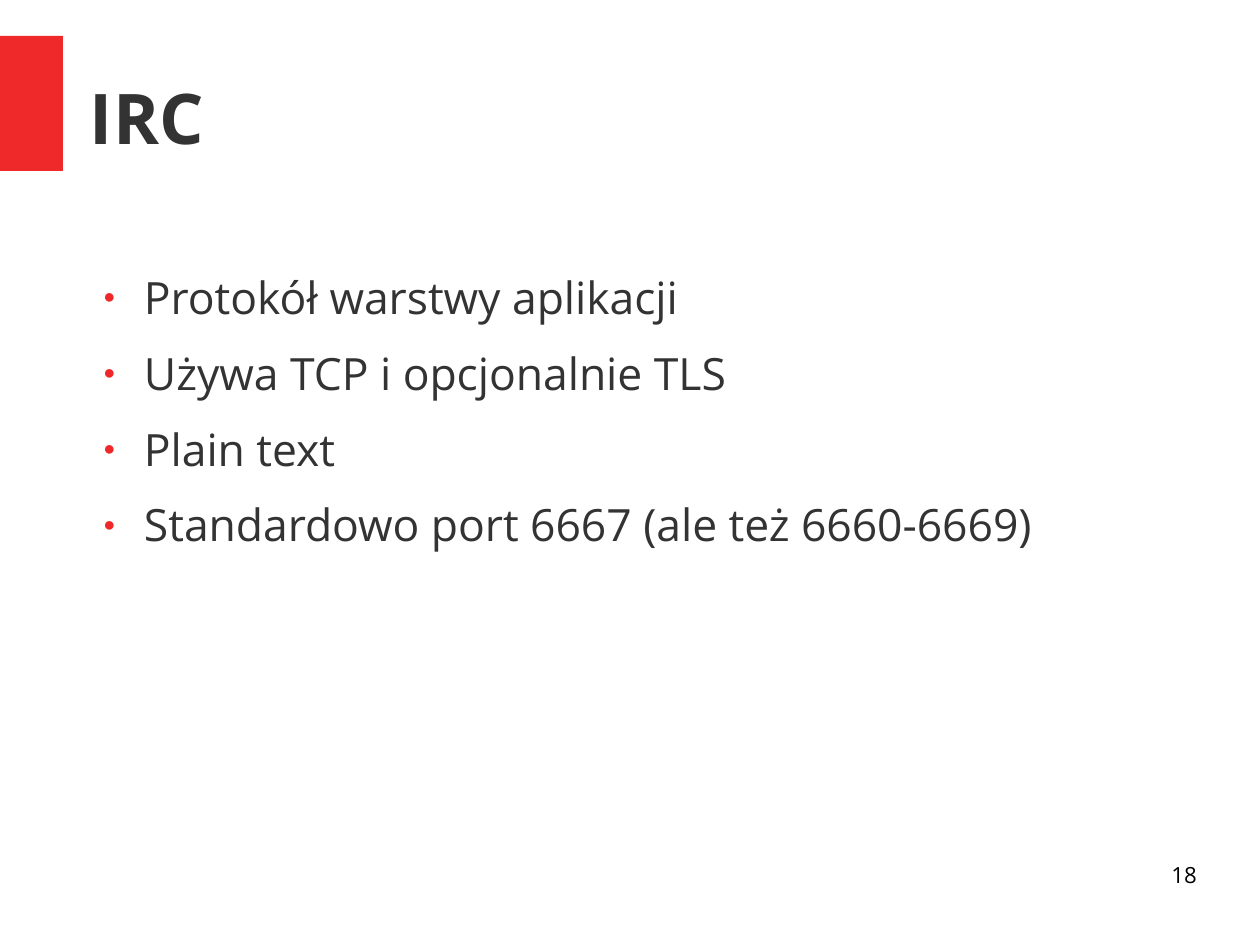
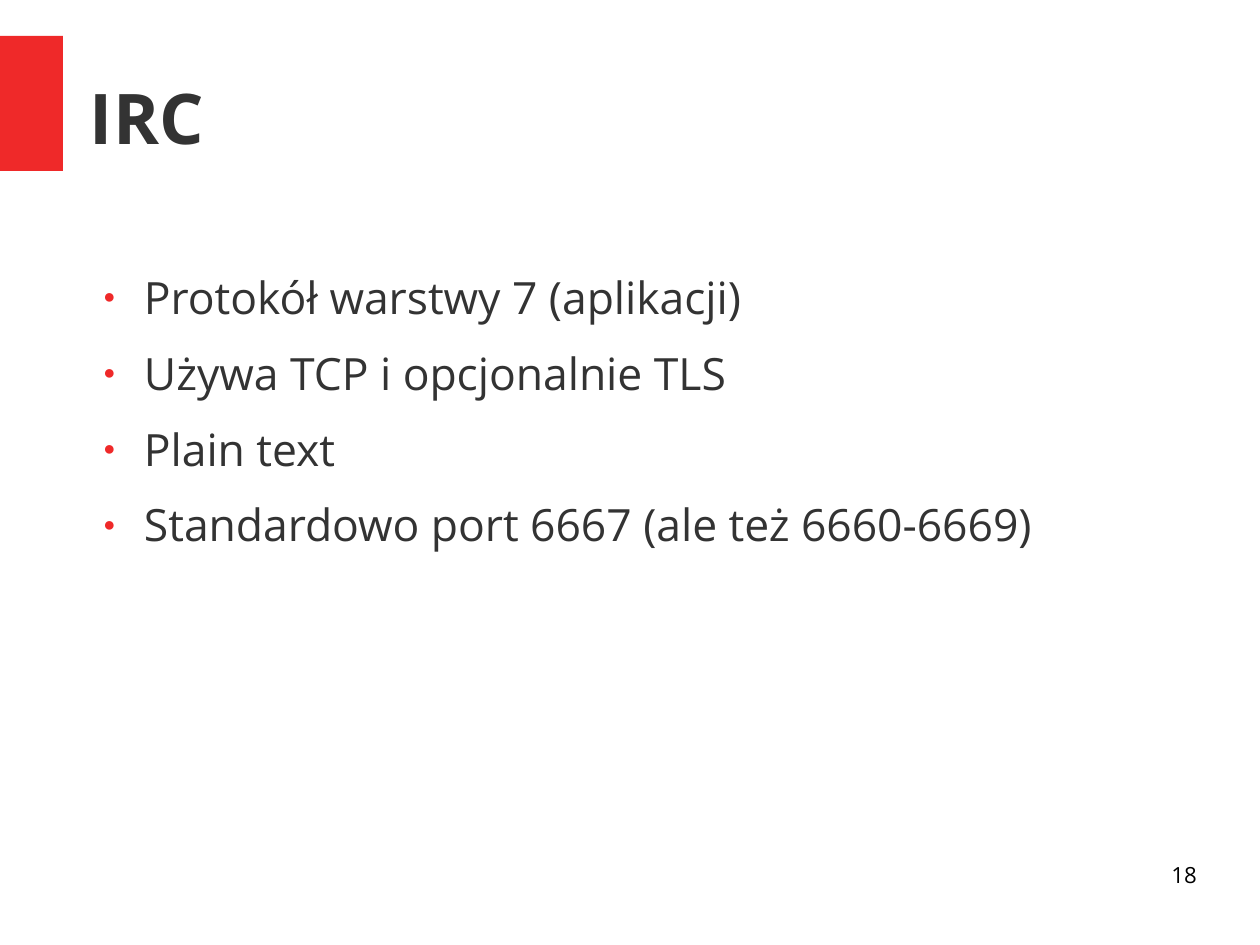
Before and after one commit to grzegorznowacki/Botnets, a slide deck: slide 18 of prezentacja.odp. Drawn at 1260x945 pixels with LibreOffice and Linux fonts; fonts in the diff are those of the drawing. Boxes give left, top, right and bottom in pixels: in the first picture for what was removed or moved away, otherwise in the second. Text is boxed around its words. In the diff, an @@ line names an element or a change of style, - is before the commit and + after.

```diff
--- a/prezentacja.odp
+++ b/prezentacja.odp
@@ text at (144, 280, 741, 325): text changed @@
-● Protokół warstwy aplikacji
+● Protokół warstwy 7 (aplikacji)
```
Also in this commit, not shown: 2 other slides changed.
